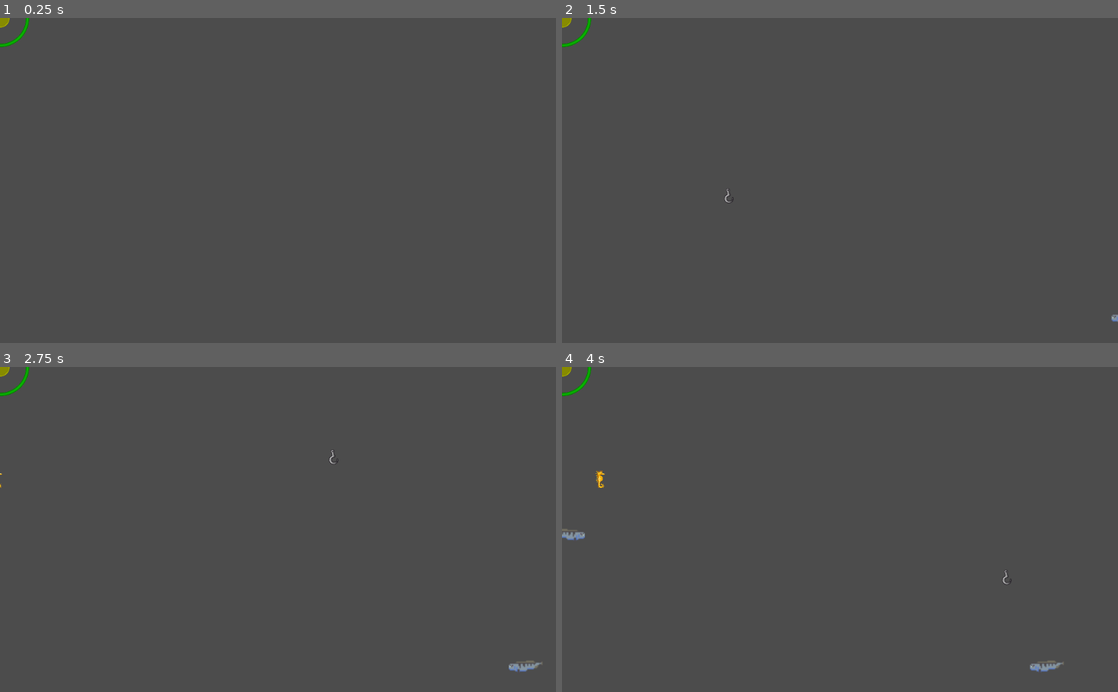
Above: before the commit, frames 1-4 (two rows, left to right).
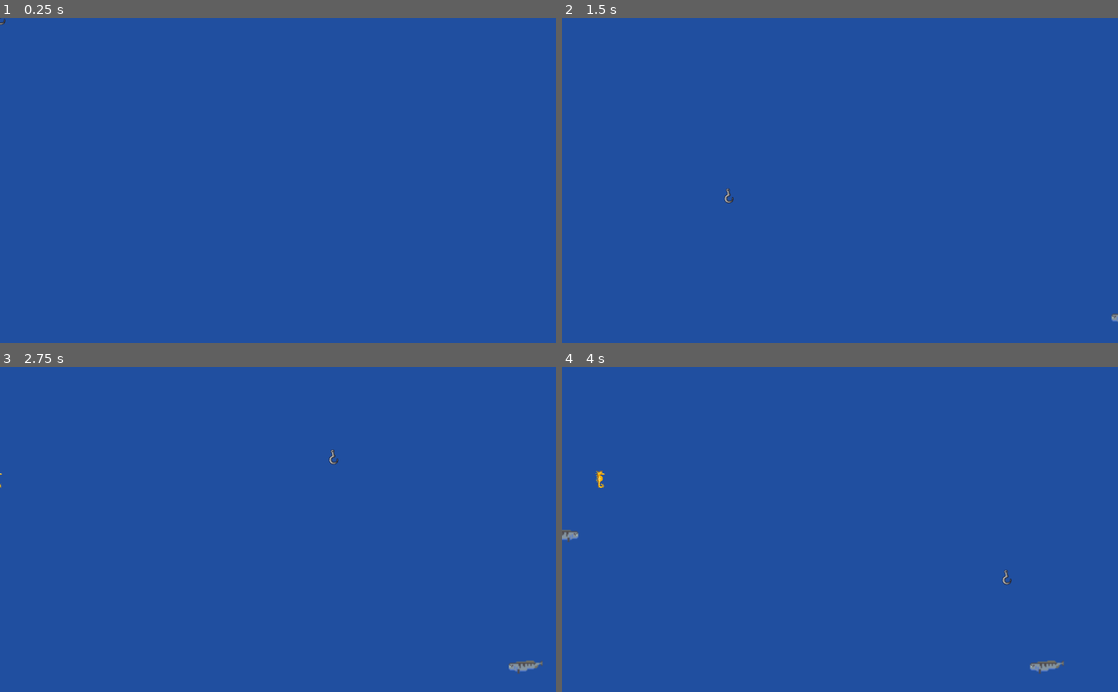
Above: after the commit, the same moments.

Repository: AarslandM/UndaDaSea
Game: Godot game, scene res://scenes/Main.tscn
The game is run twice, just before and just after one commit, with the same random seed, the same clock (stepped at 60 frames per second) and the same inputs. Before the commit the project starts from res://Main.tscn.
Inputs (mouse positions are in pixels of both pictures, inside the frame that each line leads up to):
- Up to frame 1 (0.25 s): no input
- Up to frame 2 (1.5 s): tap Enter at 0.5 s; move the mouse to (962, 164) at 0.52 s; hold Space (interact) 0.53-1.28 s; move the mouse to (728, 196) at 1.27 s; tap Space (interact) at 1.35 s
- Up to frame 3 (2.75 s): tap Enter at 2 s; move the mouse to (333, 458) at 2.02 s; hold Space (interact) from 2.03 s (still down)
- Up to frame 4 (4 s): move the mouse to (812, 594) at 2.77 s; release Space (interact) at 2.78 s; tap Space (interact) at 2.85 s; move the mouse to (1006, 578) at 3.52 s; hold Space (interact) from 3.53 s (still down)

The runs differ from the first frame. In frame 1, 100% of the frame differs, in the area x 0-100%, y 0-100%; in frame 2, 100%; in frame 3, 100%; in frame 4, 100%.

Commit message:
Restructured hierarchy, added flee mechanic to fishes on unsuccessful catch event.

Diff:
--- a/Fish.gd
+++ /dev/null
@@ -1,37 +0,0 @@
-extends Area2D
-class_name Fish
-
-const SPAWN_OFFSET : int = 50
-
-export var speed : float = 50
-
-var movement_direction : Vector2
-var spawn_position : Vector2
-var velocity : Vector2
-
-func _ready():
-	randomize()
-	set_movement_and_spawn()
-
-func _physics_process(delta):
-	velocity = movement_direction * (speed + Global.speed)
-	position += velocity * delta
-
-func set_movement_and_spawn():
-	var is_moving_left : bool = randi() % 2 == 0
-	var viewport = get_viewport().size
-	if is_moving_left:
-		$Sprite.flip_h = true
-		movement_direction = Vector2.LEFT
-		spawn_position = Vector2(
-			viewport.x + SPAWN_OFFSET,
-			clamp(randi() % int(viewport.y), SPAWN_OFFSET, viewport.y - SPAWN_OFFSET)
-		)
-	else:
-		movement_direction = Vector2.RIGHT
-		spawn_position = Vector2(
-			-SPAWN_OFFSET,
-			clamp(randi() % int(viewport.y), SPAWN_OFFSET, viewport.y - SPAWN_OFFSET)
-		)
-
-	global_position = spawn_position
--- a/Main.gd
+++ b/Main.gd
@@ -24,6 +24,8 @@
 			emit_signal("finished_interact", successful_catch)
 			if successful_catch:
 				current_fish.queue_free()
+			else:
+				hook.fail_event()
 			current_state = STATES.Hooking
 			hook.can_move = true
 
--- a/fish/Fish.tscn
+++ b/fish/Fish.tscn
@@ -1,7 +1,8 @@
 [gd_scene load_steps=4 format=2]
 
 [ext_resource path="res://art/svg/Fish/32bit-swordfish.svg" type="Texture" id=1]
-[ext_resource path="res://Fish.gd" type="Script" id=2]
+[ext_resource path="res://scripts/Fish.gd" type="Script" id=2]
+
 
 [sub_resource type="CapsuleShape2D" id=1]
 radius = 8.0
--- a/fish/Fish2.tscn
+++ b/fish/Fish2.tscn
@@ -1,7 +1,8 @@
 [gd_scene load_steps=4 format=2]
 
 [ext_resource path="res://art/svg/Fish/32bit-fish-atlanticWolf1.svg" type="Texture" id=1]
-[ext_resource path="res://Fish.gd" type="Script" id=2]
+[ext_resource path="res://scripts/Fish.gd" type="Script" id=2]
+
 
 [sub_resource type="CapsuleShape2D" id=1]
 radius = 8.0
--- a/fish/Fish3.tscn
+++ b/fish/Fish3.tscn
@@ -1,7 +1,8 @@
 [gd_scene load_steps=4 format=2]
 
 [ext_resource path="res://art/svg/Fish/32bit-fish-tuna1.svg" type="Texture" id=1]
-[ext_resource path="res://Fish.gd" type="Script" id=2]
+[ext_resource path="res://scripts/Fish.gd" type="Script" id=2]
+
 
 [sub_resource type="CapsuleShape2D" id=1]
 radius = 8.0
--- a/fish/Fish4.tscn
+++ b/fish/Fish4.tscn
@@ -1,7 +1,8 @@
 [gd_scene load_steps=4 format=2]
 
 [ext_resource path="res://art/svg/Fish/32bit-seahorse-gutulatus2.svg" type="Texture" id=1]
-[ext_resource path="res://Fish.gd" type="Script" id=2]
+[ext_resource path="res://scripts/Fish.gd" type="Script" id=2]
+
 
 [sub_resource type="CapsuleShape2D" id=1]
 radius = 17.0
--- a/fish/Fish5.tscn
+++ b/fish/Fish5.tscn
@@ -1,7 +1,8 @@
 [gd_scene load_steps=4 format=2]
 
 [ext_resource path="res://art/svg/Fish/32bit-seaturtle3.svg" type="Texture" id=1]
-[ext_resource path="res://Fish.gd" type="Script" id=2]
+[ext_resource path="res://scripts/Fish.gd" type="Script" id=2]
+
 
 [sub_resource type="CapsuleShape2D" id=1]
 radius = 10.5
--- a/fish/Fish6.tscn
+++ b/fish/Fish6.tscn
@@ -1,7 +1,8 @@
 [gd_scene load_steps=4 format=2]
 
 [ext_resource path="res://art/svg/Fish/32bit-shark-goblin3.svg" type="Texture" id=1]
-[ext_resource path="res://Fish.gd" type="Script" id=2]
+[ext_resource path="res://scripts/Fish.gd" type="Script" id=2]
+
 
 [sub_resource type="CapsuleShape2D" id=1]
 radius = 8.0
--- a/fish/Fish7.tscn
+++ b/fish/Fish7.tscn
@@ -1,7 +1,8 @@
 [gd_scene load_steps=4 format=2]
 
 [ext_resource path="res://art/svg/Fish/32bit-shark-hammerhead5.svg" type="Texture" id=1]
-[ext_resource path="res://Fish.gd" type="Script" id=2]
+[ext_resource path="res://scripts/Fish.gd" type="Script" id=2]
+
 
 [sub_resource type="CapsuleShape2D" id=1]
 radius = 8.0
--- a/fish/Fish8.tscn
+++ b/fish/Fish8.tscn
@@ -1,7 +1,8 @@
 [gd_scene load_steps=4 format=2]
 
 [ext_resource path="res://art/svg/Fish/32bit-shark-swim4.svg" type="Texture" id=1]
-[ext_resource path="res://Fish.gd" type="Script" id=2]
+[ext_resource path="res://scripts/Fish.gd" type="Script" id=2]
+
 
 [sub_resource type="CapsuleShape2D" id=1]
 radius = 8.0
--- a/project.godot
+++ b/project.godot
@@ -12,7 +12,7 @@
 "base": "Area2D",
 "class": "Fish",
 "language": "GDScript",
-"path": "res://Fish.gd"
+"path": "res://scripts/Fish.gd"
 } ]
 _global_script_class_icons={
 "Fish": ""
@@ -21,7 +21,7 @@
 [application]
 
 config/name="Unda Da Sea"
-run/main_scene="res://Main.tscn"
+run/main_scene="res://scenes/Main.tscn"
 config/icon="res://art/icon.png"
 
 [autoload]
@@ -51,4 +51,5 @@
 
 [rendering]
 
+environment/default_clear_color=Color( 0.129412, 0.313726, 0.631373, 1 )
 environment/default_environment="res://default_env.tres"
--- a/FishHook.tscn
+++ b/scenes/FishHook.tscn
@@ -1,12 +1,16 @@
-[gd_scene load_steps=4 format=2]
+[gd_scene load_steps=5 format=2]
 
-[ext_resource path="res://FishHook.gd" type="Script" id=1]
+[ext_resource path="res://scripts/FishHook.gd" type="Script" id=1]
 [ext_resource path="res://art/itemsfishinga.png" type="Texture" id=2]
 
 [sub_resource type="CircleShape2D" id=1]
 radius = 43.1045
 
+[sub_resource type="CircleShape2D" id=2]
+radius = 147.411
+
 [node name="FishHook" type="Area2D"]
+collision_layer = 0
 script = ExtResource( 1 )
 
 [node name="CollisionShape2D" type="CollisionShape2D" parent="."]
@@ -22,4 +26,10 @@
 
 [node name="Tween" type="Tween" parent="."]
 
+[node name="ScareZone" type="Area2D" parent="."]
+collision_layer = 0
+
+[node name="CollisionShape2D" type="CollisionShape2D" parent="ScareZone"]
+shape = SubResource( 2 )
+
 [connection signal="area_entered" from="." to="." method="_on_FishHook_area_entered"]
--- a/FishSpawner.tscn
+++ b/scenes/FishSpawner.tscn
@@ -1,6 +1,6 @@
 [gd_scene load_steps=2 format=2]
 
-[ext_resource path="res://FishSpawner.gd" type="Script" id=1]
+[ext_resource path="res://scripts/FishSpawner.gd" type="Script" id=1]
 
 [node name="FishSpawner" type="Node"]
 script = ExtResource( 1 )
--- a/Main.tscn
+++ b/scenes/Main.tscn
@@ -1,9 +1,9 @@
 [gd_scene load_steps=5 format=2]
 
-[ext_resource path="res://FishHook.tscn" type="PackedScene" id=1]
+[ext_resource path="res://scenes/FishHook.tscn" type="PackedScene" id=1]
 [ext_resource path="res://Main.gd" type="Script" id=2]
-[ext_resource path="res://FishSpawner.tscn" type="PackedScene" id=3]
-[ext_resource path="res://TimedEvent.tscn" type="PackedScene" id=4]
+[ext_resource path="res://scenes/FishSpawner.tscn" type="PackedScene" id=3]
+[ext_resource path="res://scenes/TimedEvent.tscn" type="PackedScene" id=4]
 
 [node name="Main" type="Node2D"]
 script = ExtResource( 2 )
@@ -13,6 +13,7 @@
 [node name="FishSpawner" parent="." instance=ExtResource( 3 )]
 
 [node name="TimedEvent" parent="." instance=ExtResource( 4 )]
+visible = false
 
 [connection signal="area_exited" from="FishHook" to="FishHook" method="_on_FishHook_area_exited"]
 [connection signal="hooked" from="FishHook" to="." method="_on_FishHook_hooked"]
--- a/Martin.tscn
+++ b/scenes/Martin.tscn
@@ -1,9 +1,10 @@
 [gd_scene load_steps=6 format=2]
 
-[ext_resource path="res://FishHook.tscn" type="PackedScene" id=1]
+[ext_resource path="res://scenes/FishHook.tscn" type="PackedScene" id=1]
 [ext_resource path="res://Main.gd" type="Script" id=2]
 [ext_resource path="res://art/icon.png" type="Texture" id=3]
-[ext_resource path="res://Boat.tscn" type="PackedScene" id=4]
+[ext_resource path="res://scenes/Boat.tscn" type="PackedScene" id=4]
+
 
 [sub_resource type="CircleShape2D" id=1]
 radius = 100.404
--- a/TimedEvent.tscn
+++ b/scenes/TimedEvent.tscn
@@ -1,6 +1,6 @@
 [gd_scene load_steps=5 format=2]
 
-[ext_resource path="res://TimedEvent.gd" type="Script" id=1]
+[ext_resource path="res://scripts/TimedEvent.gd" type="Script" id=1]
 [ext_resource path="res://art/Circle_outer.png" type="Texture" id=2]
 [ext_resource path="res://art/Circle_inner.png" type="Texture" id=3]
 
@@ -42,7 +42,7 @@
 script = ExtResource( 1 )
 
 [node name="AnimationPlayer" type="AnimationPlayer" parent="."]
-playback_speed = 2.0
+playback_speed = 3.4
 anims/Shrink = SubResource( 1 )
 
 [node name="Inner" type="Sprite" parent="."]
--- /dev/null
+++ b/scripts/Fish.gd
@@ -0,0 +1,67 @@
+extends Area2D
+class_name Fish
+
+const SPAWN_OFFSET : int = 50
+const LIFETIME : int = 50
+
+export var speed : float = 50
+export var flee_speed : float = 200
+export var flee_duration : float = 1
+
+var movement_direction : Vector2
+var spawn_position : Vector2
+var velocity : Vector2
+var flee_direction : Vector2
+
+var is_fleeing : bool = false
+
+func _ready():
+	set_movement_and_spawn()
+
+func _physics_process(delta):
+	velocity = movement_direction * (speed + Global.speed)
+	if is_fleeing:
+		velocity += flee_direction * flee_speed
+
+	position += velocity * delta
+
+	var viewport = get_viewport().size
+	position = Vector2 (
+		clamp(position.x, -SPAWN_OFFSET * 2, viewport.x + SPAWN_OFFSET*2),
+		clamp(position.y, SPAWN_OFFSET, viewport.y - SPAWN_OFFSET)
+	)
+
+	get_tree().create_timer(LIFETIME).connect("timeout", self, "queue_free")
+
+
+func flee():
+	randomize()
+	var flipped = randi() % 2 == 0
+	flee_direction = movement_direction.tangent()
+	if flipped:
+		flee_direction *= -1
+	is_fleeing = true
+	get_tree().create_timer(flee_duration).connect("timeout", self, "stop_fleeing")
+
+func stop_fleeing():
+	is_fleeing = false
+
+func set_movement_and_spawn():
+	randomize()
+	var is_moving_left : bool = randi() % 2 == 0
+	var viewport = get_viewport().size
+	if is_moving_left:
+		$Sprite.flip_h = true
+		movement_direction = Vector2.LEFT
+		spawn_position = Vector2(
+			viewport.x + SPAWN_OFFSET,
+			clamp(randi() % int(viewport.y), SPAWN_OFFSET, viewport.y - SPAWN_OFFSET)
+		)
+	else:
+		movement_direction = Vector2.RIGHT
+		spawn_position = Vector2(
+			-SPAWN_OFFSET,
+			clamp(randi() % int(viewport.y), SPAWN_OFFSET, viewport.y - SPAWN_OFFSET)
+		)
+
+	global_position = spawn_position
--- a/FishHook.gd
+++ b/scripts/FishHook.gd
@@ -5,6 +5,8 @@
 var targets : Array = []
 
 var can_move : bool = true
+
+onready var scare_zone = $ScareZone
 
 func _physics_process(_delta):
 	if can_move:
@@ -16,7 +18,10 @@
 			emit_signal("hooked", targets[0])
 
 func fail_event():
-	pass
+	var nearby_fishes = scare_zone.get_overlapping_areas()
+	for fish in nearby_fishes:
+		if fish.has_method("flee"):
+			fish.flee()
 
 func _on_FishHook_area_entered(area):
 	targets.append(area)
--- a/FishSpawner.gd
+++ b/scripts/FishSpawner.gd
@@ -1,4 +1,11 @@
 extends Node
+
+const FINAL_SPAWN_DELAY = 0.2
+const SPAWN_REDUCTION = 0.01
+
+var spawn_delay = 1.2
+
+onready var timer = $SpawnTimer
 
 onready var fishes : Array = [
 	preload("res://fish/Fish.tscn"),
@@ -14,3 +21,6 @@
 	var index = randi() % fishes.size()
 	var fish = fishes[index].instance()
 	add_child(fish)
+	if spawn_delay > FINAL_SPAWN_DELAY:
+		spawn_delay -= SPAWN_REDUCTION
+	timer.wait_time = spawn_delay
--- a/TimedEvent.gd
+++ b/scripts/TimedEvent.gd
@@ -9,6 +9,7 @@
 
 func start():
 	show()
+	animator.seek(0)
 	animator.play("Shrink")
 	global_position = get_global_mouse_position()
 	global_position.y -= VERTICAL_OFFSET
@@ -30,4 +31,5 @@
 
 func interact() -> bool:
 	hide()
+	animator.stop()
 	return is_inside_inner
Renamed: Boat.tscn -> scenes/Boat.tscn
Renamed: Hook.tscn -> scenes/Hook.tscn
